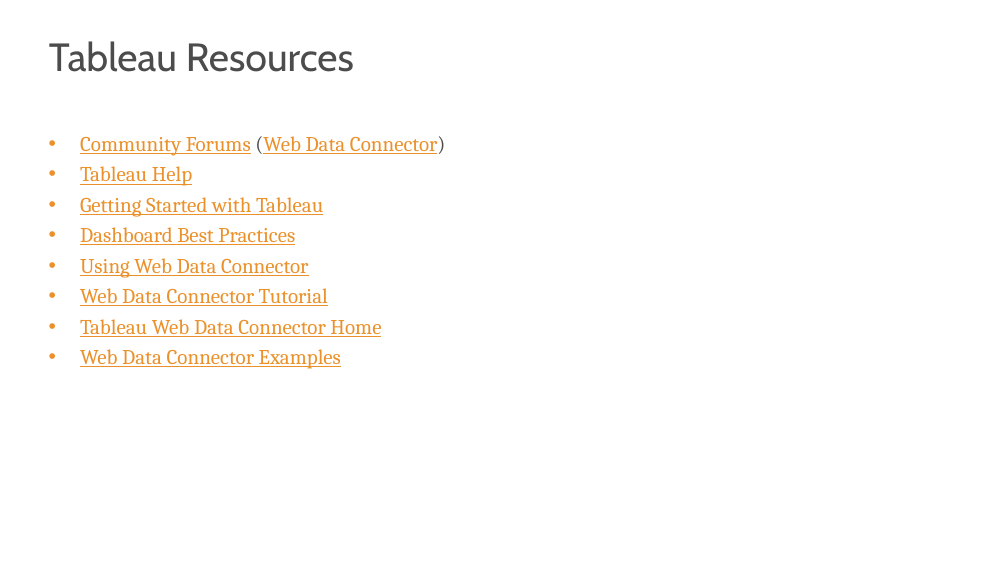
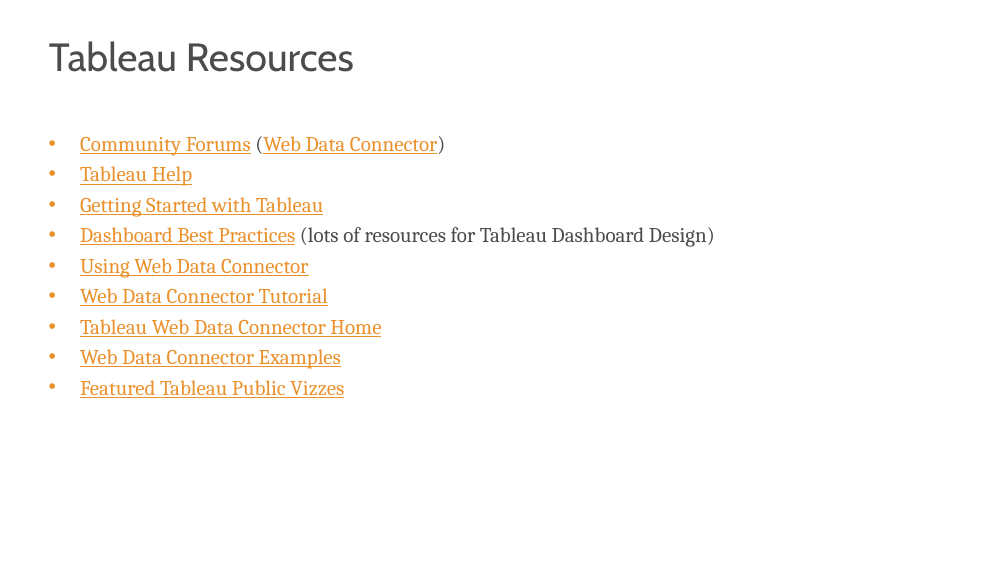
Before and after one commit to s-kyle-reed/data-lecture, a slide deck: slide 31 of lecture.pptx. Drawn at 1008x567 pixels with LibreOffice and Linux fonts; fonts in the diff are those of the drawing; background and template pictures are left out. Boxes give left, top, right and bottom in pixels: in the first picture for what was removed or moved away, otherwise in the second. Text is boxed around its words. In the diff, an @@ line names an element or a change of style, - is before the commit and + after.

```diff
--- a/lecture.pptx
+++ b/lecture.pptx
@@ text at (80, 227, 715, 247): text changed; text colour #EB912C to #4C4C4C @@
-• Dashboard Best Practices
+• Dashboard Best Practices (lots of resources for Tableau Dashboard Design)
@@ text at (80, 380, 344, 398): paragraph added @@
+• Featured Tableau Public Vizzes
```
Also in this commit, not shown: 1 other slide changed, 5 other files.
